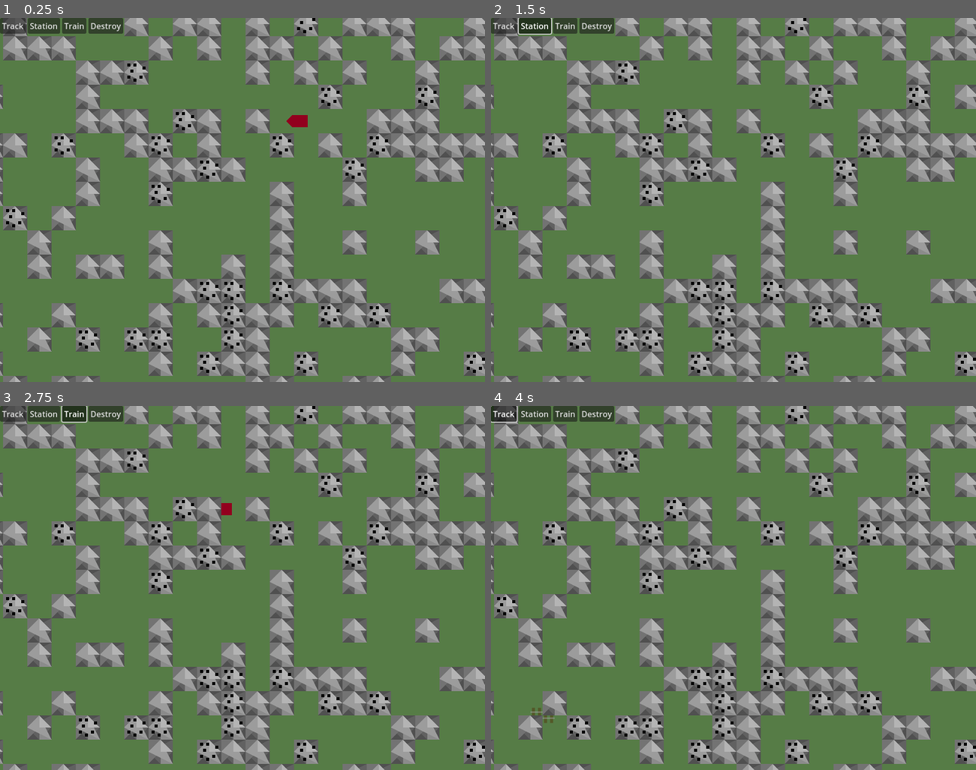
Above: before the commit, frames 1-4 (two rows, left to right).
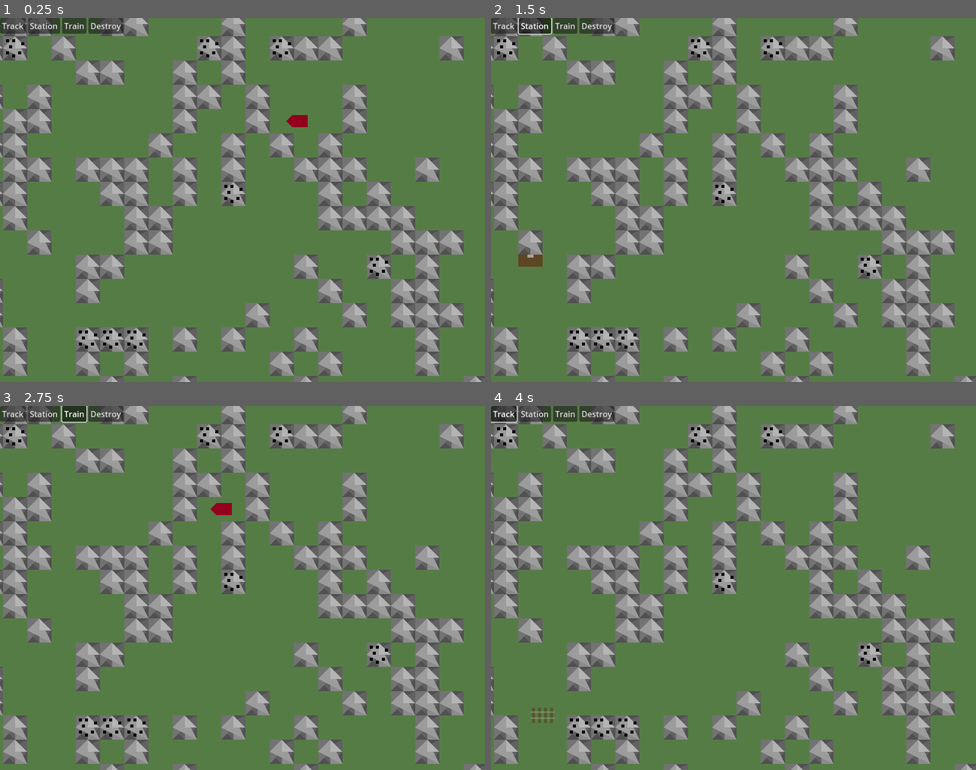
Above: after the commit, the same moments.

Repository: Godsmith/trainfinity3
Game: Godot game, scene res://scenes/overground.tscn
Two runs of this game, one before a commit and one after it. Both use one fixed random seed, a clock stepped at 60 frames per second and the inputs below.
Inputs:
- Up to frame 1 (0.25 s): no input
- Up to frame 2 (1.5 s): click "Track" at 0.5 s; click "Station" at 1.25 s
- Up to frame 3 (2.75 s): click "Train" at 2 s
- Up to frame 4 (4 s): click "Destroy" at 2.75 s; click "Track" at 3.5 s

The runs differ from the first frame. In frame 1, 45% of the frame differs, in the area x 0-100%, y 0-100%; in frame 2, 45%; in frame 3, 45%; in frame 4, 45%.

Commit message:
Reduce wall and ore chances

Diff:
--- a/scripts/game.gd
+++ b/scripts/game.gd
@@ -34,8 +34,8 @@
 
 var selected_station: Station = null
 
-@export_range(0.0, 1.0) var wall_chance: float = 0.4
-@export_range(0.0, 1.0) var ore_chance: float = 0.2
+@export_range(0.0, 1.0) var wall_chance: float = 0.3
+@export_range(0.0, 1.0) var ore_chance: float = 0.1
 
 func _real_stations() -> Array:
 	return get_tree().get_nodes_in_group("stations").filter(func(station): return !station.is_ghost)
